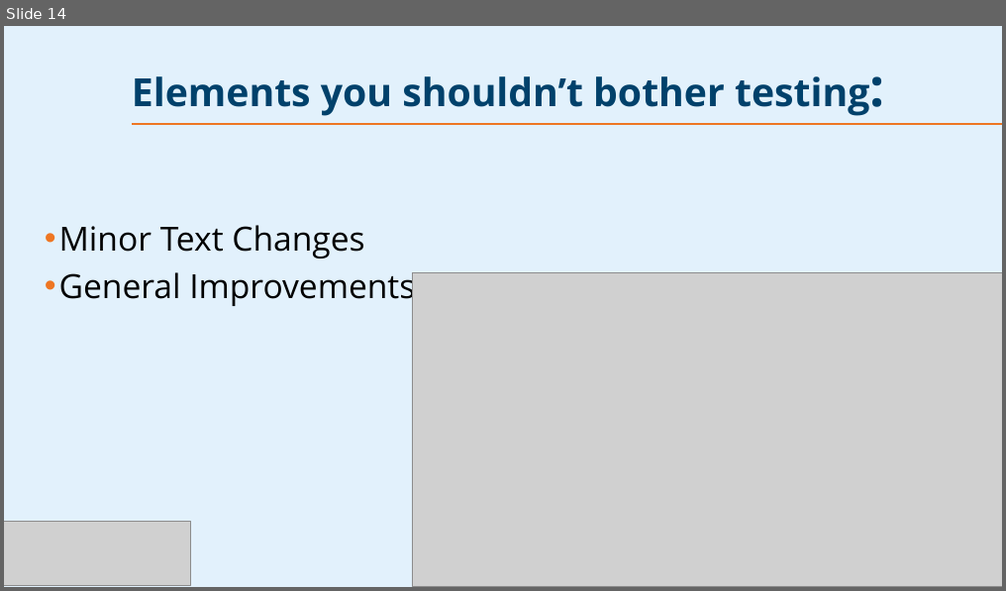
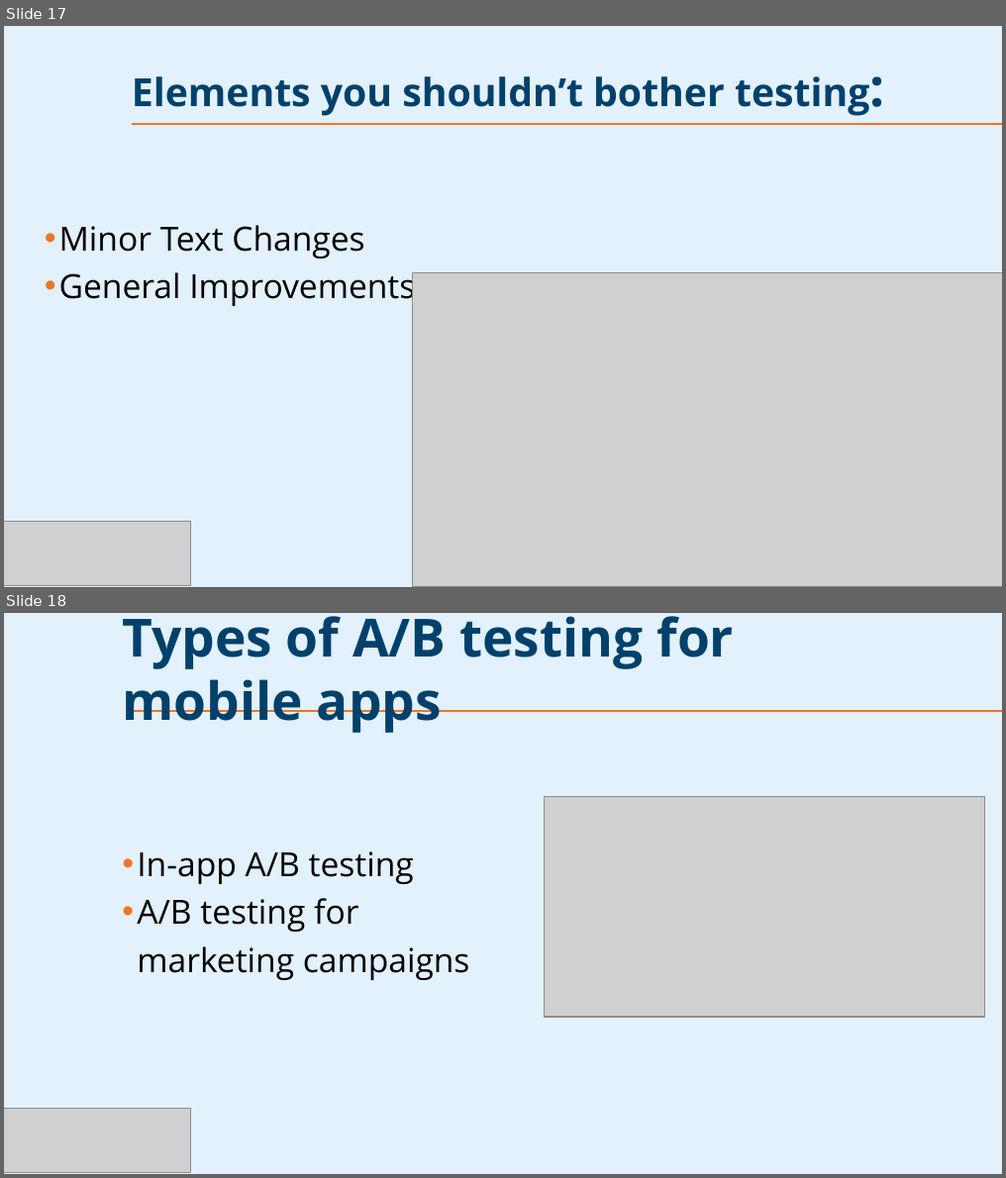
Before and after one commit to PsDragon/ADSAI_FOR_SECOND_YEARS, a slide deck: docs/Study Content/Human-Centered Artificial Intelligence/Assets/AB-Testing.pptx. Shown one above the other, each under a label of ours: slide 14 before the commit, slides 17 and 18 after it. The pictures are 1006x591 and 1006x1178 pixels, drawn with LibreOffice and Linux fonts; fonts in the diff are those of the drawing; grey boxes stand for pictures; background and template pictures are left out. Boxes give left, top, right and bottom in pixels: in the first picture for what was removed or moved away, otherwise in the second. Text is boxed around its words. In the diff, an @@ line names an element or a change of style, - is before the commit and + after.

```diff
--- a/docs/Study Content/Human-Centered Artificial Intelligence/Assets/AB-Testing.pptx
+++ b/docs/Study Content/Human-Centered Artificial Intelligence/Assets/AB-Testing.pptx
@@ slide 18 added at box(4, 613, 1002, 1174), background picture (left out); not listed: 1 template element that a slide beside it also shows @@
@@ title added at box(122, 616, 734, 733), 38 pt, text #00416B, bold @@
+Types of A/B testing for mobile apps
@@ picture added at box(544, 796, 985, 1017) @@
@@ text added at box(137, 852, 470, 980), 24 pt, text #000000 @@
+• In-app A/B testing
+• A/B testing for marketing campaigns
@@ picture added at box(4, 1108, 190, 1172) @@
@@ page number added at box(123, 1127, 238, 1157), 18 pt, text #FFFFFF, bold @@
+18
@@ what was slide 14 is now slide 17 @@
```
Also in this commit, not shown: 3 slides changed, 10 other slides added.
